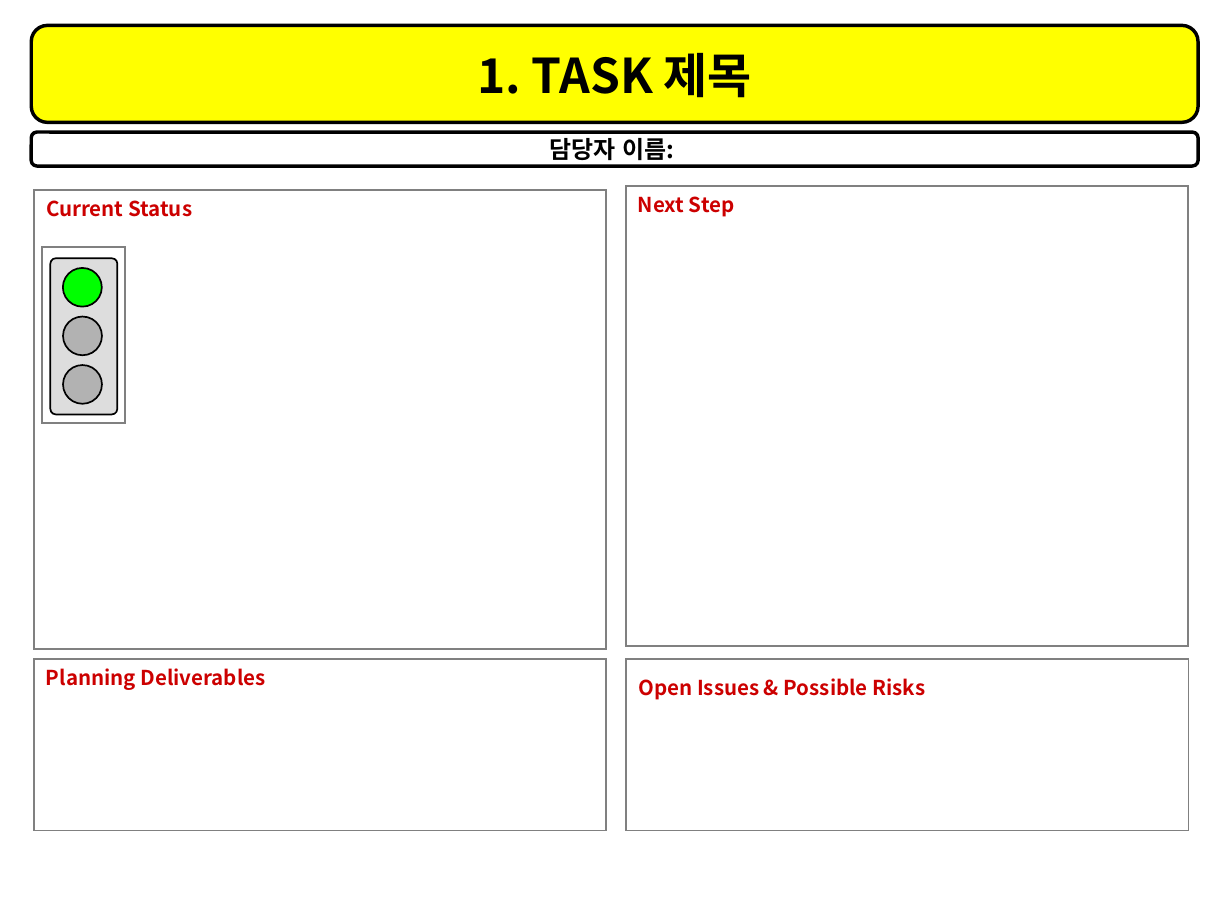
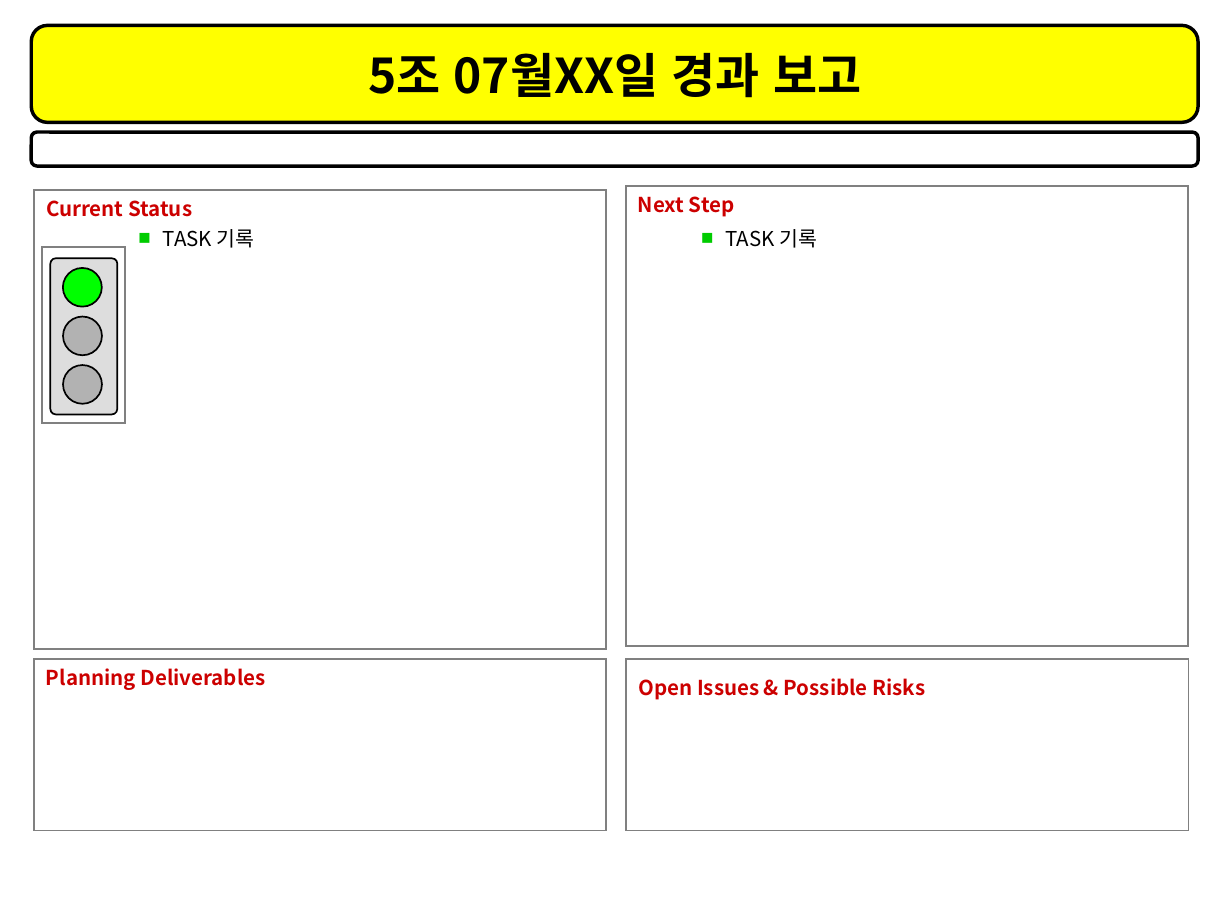
Before and after one commit to jungil73/kosta, a slide deck: slide 1 of 0.요구사항정의/1.Template/경과보고서.pptx (slide 3 before the commit). Drawn at 1232x924 pixels with LibreOffice and Linux fonts; fonts in the diff are those of the drawing. Boxes give left, top, right and bottom in pixels: in the first picture for what was removed or moved away, otherwise in the second. Text is boxed around its words. In the diff, an @@ line names an element or a change of style, - is before the commit and + after.

```diff
--- a/0.요구사항정의/1.Template/경과보고서.pptx
+++ b/0.요구사항정의/1.Template/경과보고서.pptx
@@ text in rounded rectangle at bbox=[368, 53, 861, 98]: text changed @@
-1. TASK 제목
+5조 07월XX일 경과 보고
@@ text in rounded rectangle at bbox=[549, 138, 674, 165]: text removed @@
-담당자 이름:
@@ text added at bbox=[163, 229, 255, 248], 12 pt, text #000000 @@
+■ TASK 기록
@@ text added at bbox=[726, 229, 818, 248], 12 pt, text #000000 @@
+■ TASK 기록
```
Also in this commit, not shown: 4 slides removed.
